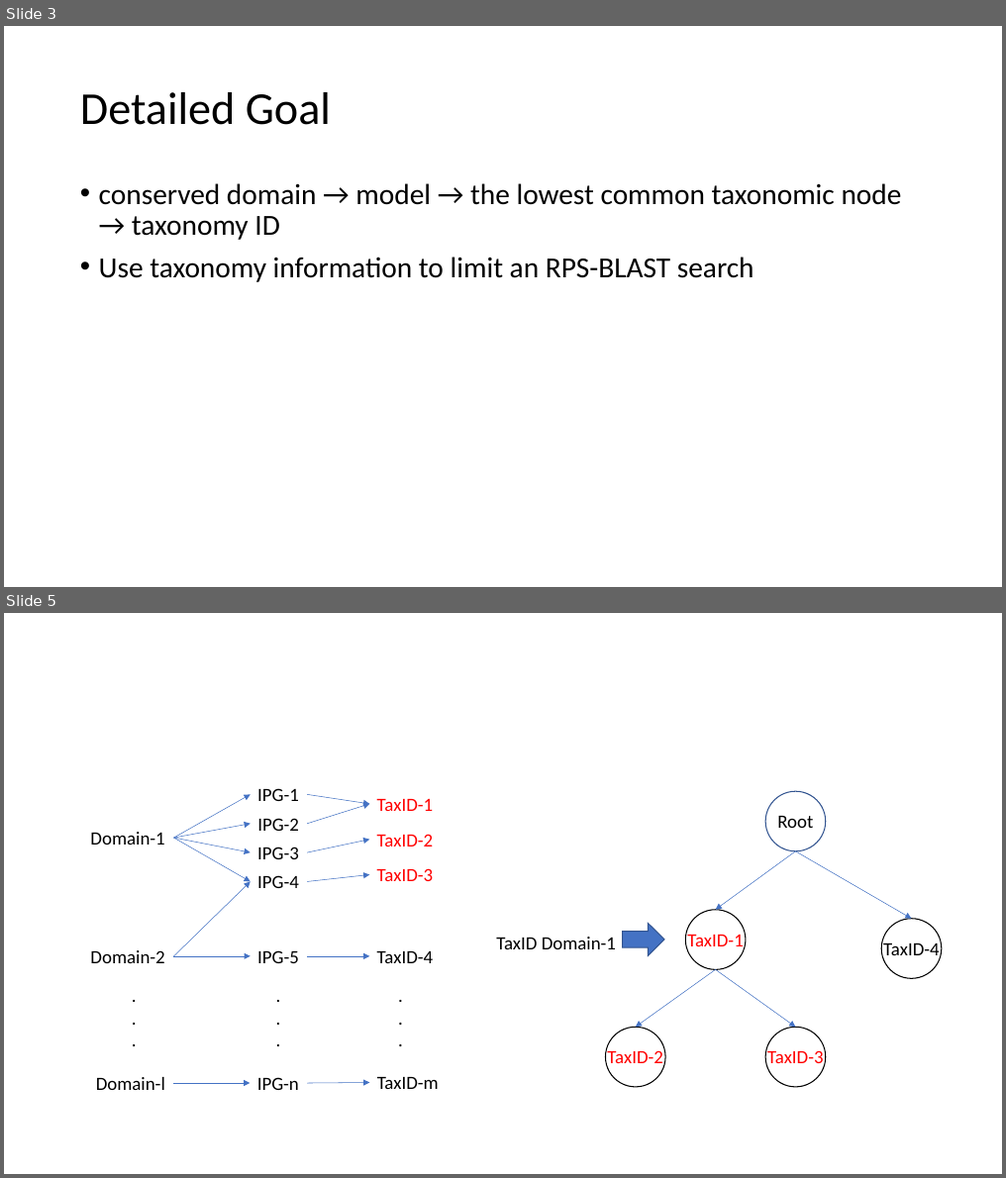
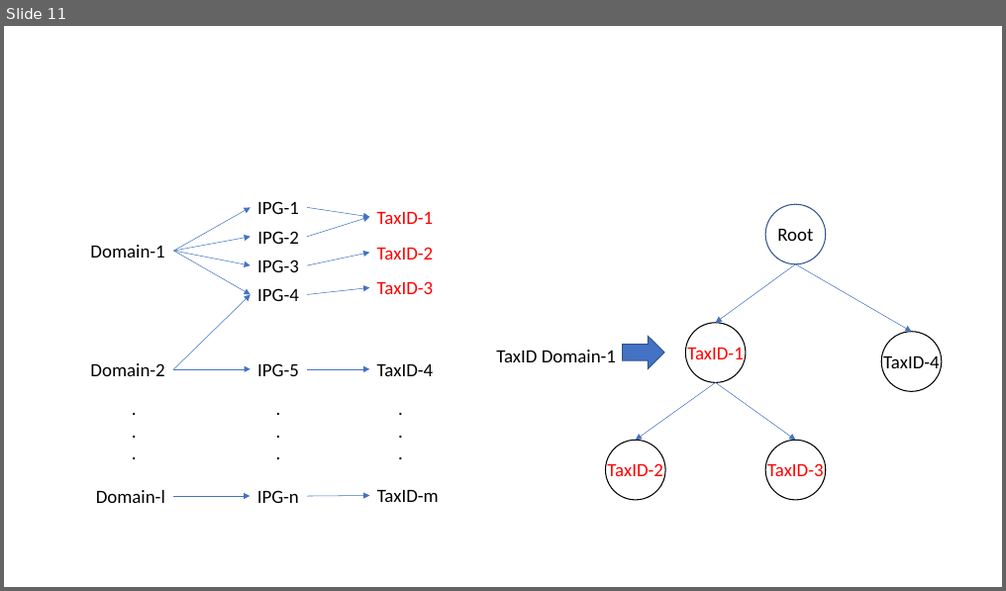
Before and after one commit to NCBI-Codeathons/Taxonomy-specific-RPS-BLAST-part-I, a slide deck: Presentation/Taxonomy-specific RPS-BLAST.pptx. Shown one above the other, each under a label of ours: slides 3 and 5 before the commit, slide 11 after it; the slides between them are not shown. The pictures are 1006x1178 and 1006x591 pixels, drawn with LibreOffice and Linux fonts; fonts in the diff are those of the drawing. Boxes give left, top, right and bottom in pixels: in the first picture for what was removed or moved away, otherwise in the second. Text is boxed around its words. In the diff, an @@ line names an element or a change of style, - is before the commit and + after.

```diff
--- a/Presentation/Taxonomy-specific RPS-BLAST.pptx
+++ b/Presentation/Taxonomy-specific RPS-BLAST.pptx
@@ slide 3 removed at (4,26,1002,587), background #FFFFFF @@
@@ title removed at (80,92,331,125) @@
-Detailed Goal
@@ text removed at (99,183,902,282) @@
-• conserved domain → model → the lowest common taxonomic node → taxonomy ID
-• Use taxonomy information to limit an RPS-BLAST search
@@ what was slide 5 is now slide 11 @@
```
Also in this commit, not shown: 4 slides changed, 4 slides added.
